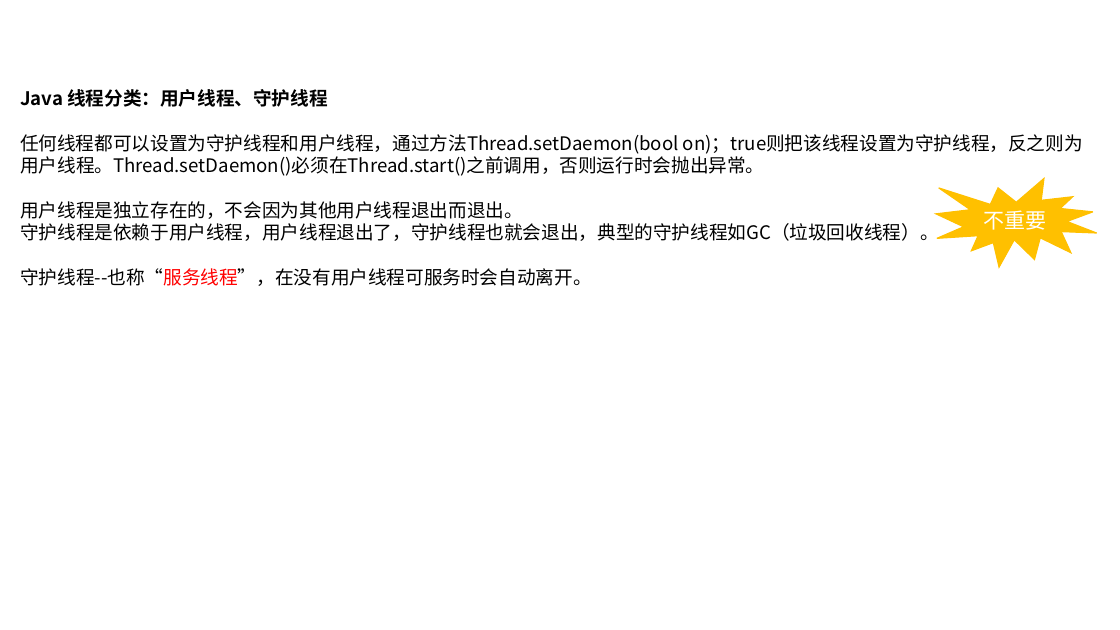
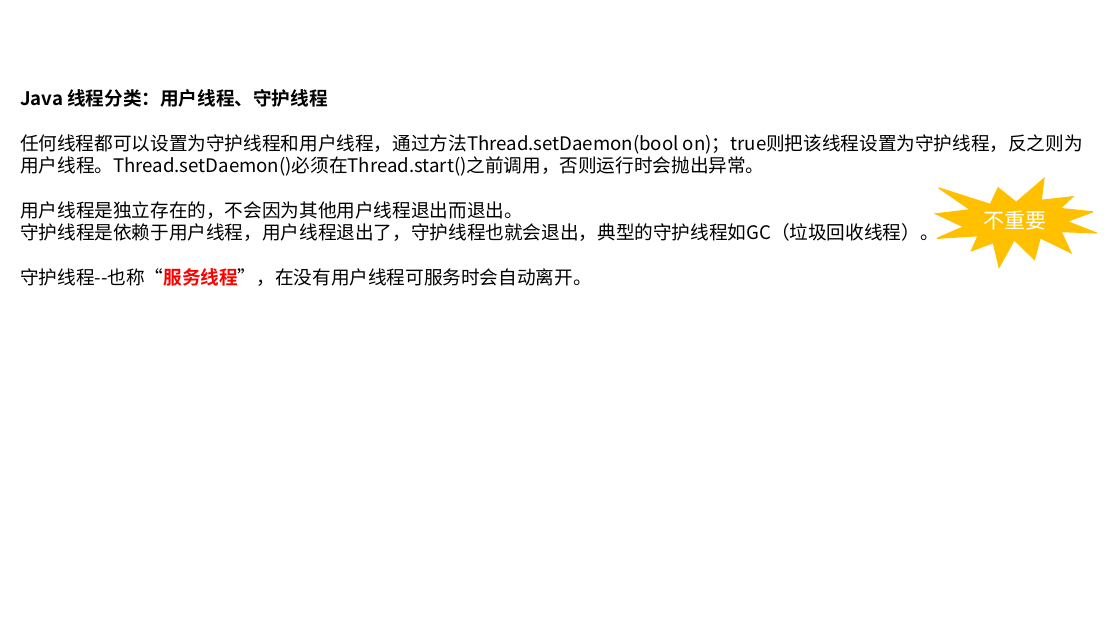
Before and after one commit to linkknown/PPT, a slide deck: slide 73 of 基础PPT/JavaSE进阶第三版/第9章：Java并发基础.pptx (slide 74 before the commit). Drawn at 1120x630 pixels with LibreOffice and Linux fonts; fonts in the diff are those of the drawing; background and template pictures are left out. Boxes give left, top, right and bottom in pixels: in the first picture for what was removed or moved away, otherwise in the second. Text is boxed around its words. In the diff, an @@ line names an element or a change of style, - is before the commit and + after.

```diff
--- a/基础PPT/JavaSE进阶第三版/第9章：Java并发基础.pptx
+++ b/基础PPT/JavaSE进阶第三版/第9章：Java并发基础.pptx
@@ text at box(20, 268, 592, 286): bold on in "守护线程--也称“服务线程”，在没有用户线程可服务时会自动离开。" @@
```
Also in this commit, not shown: 3 other slides changed, 1 slide removed.
